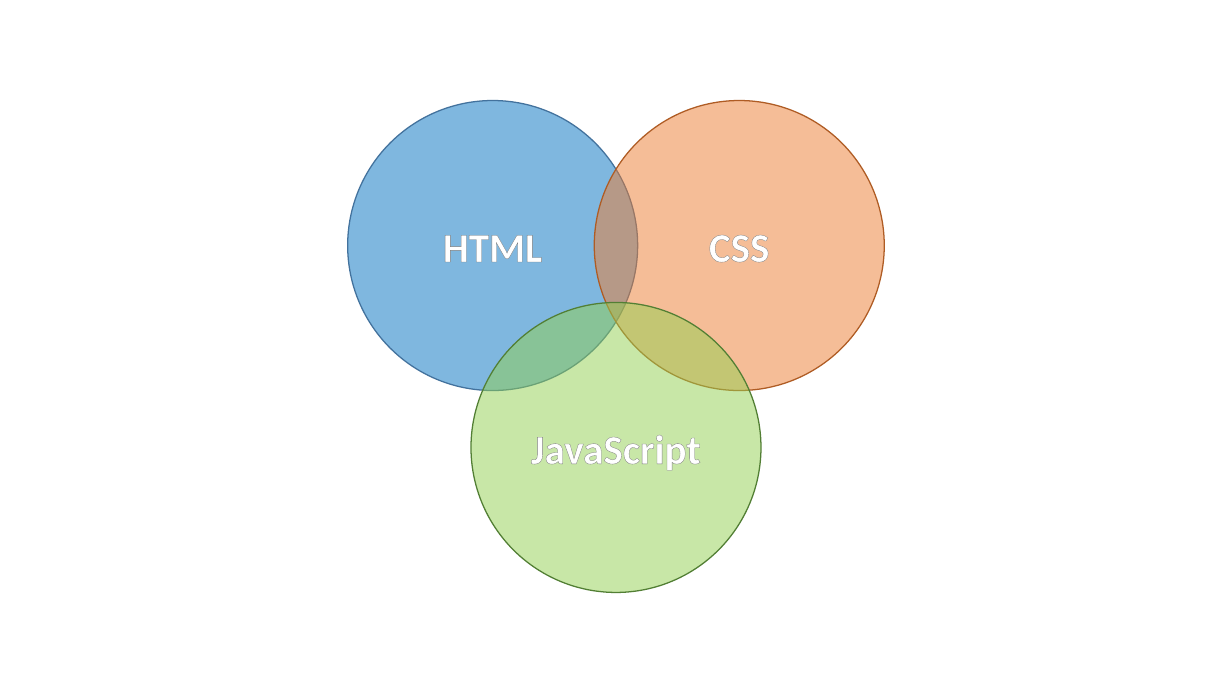
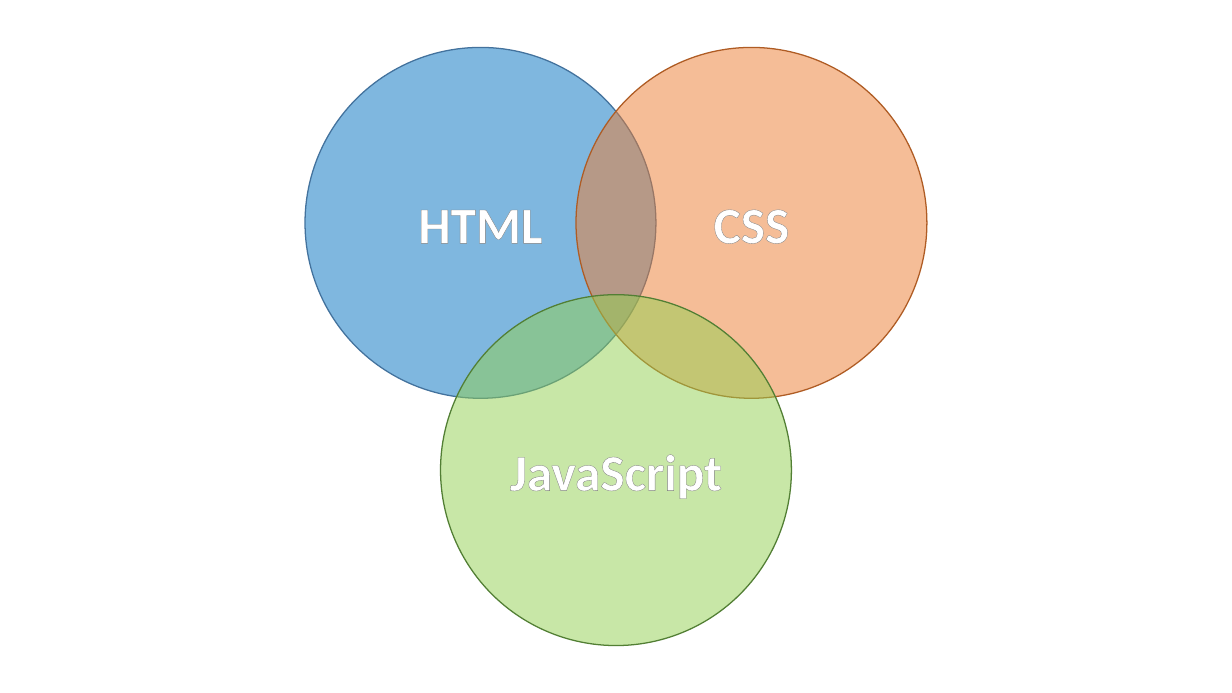
Before and after one commit to Nuevas-Tecnologias-FIUBA/Clase-HTML-CSS, a slide deck: slide 3 of Slides/Clase.pptx (slide 4 before the commit). Drawn at 1232x693 pixels with LibreOffice and Linux fonts; fonts in the diff are those of the drawing. Boxes give left, top, right and bottom in pixels: in the first picture for what was removed or moved away, otherwise in the second. Text is boxed around its words. In the diff, an @@ line names an element or a change of style, - is before the commit and + after.

```diff
--- a/Slides/Clase.pptx
+++ b/Slides/Clase.pptx
@@ ellipse "HTML": place and size @@
-ellipse "HTML" at bbox=[348, 101, 638, 391]
+ellipse "HTML" at bbox=[305, 47, 656, 398]
@@ size 32 to 40 pt in 3 elements at bbox=[441, 295, 792, 646], bbox=[305, 47, 656, 398], bbox=[576, 47, 927, 398] @@
@@ ellipse "CSS": place and size @@
-ellipse "CSS" at bbox=[594, 101, 884, 391]
+ellipse "CSS" at bbox=[576, 47, 927, 398]
@@ ellipse "JavaScript": place and size @@
-ellipse "JavaScript" at bbox=[471, 302, 762, 592]
+ellipse "JavaScript" at bbox=[441, 295, 792, 646]
```
Also in this commit, not shown: 4 other slides changed, 2 slides removed.
